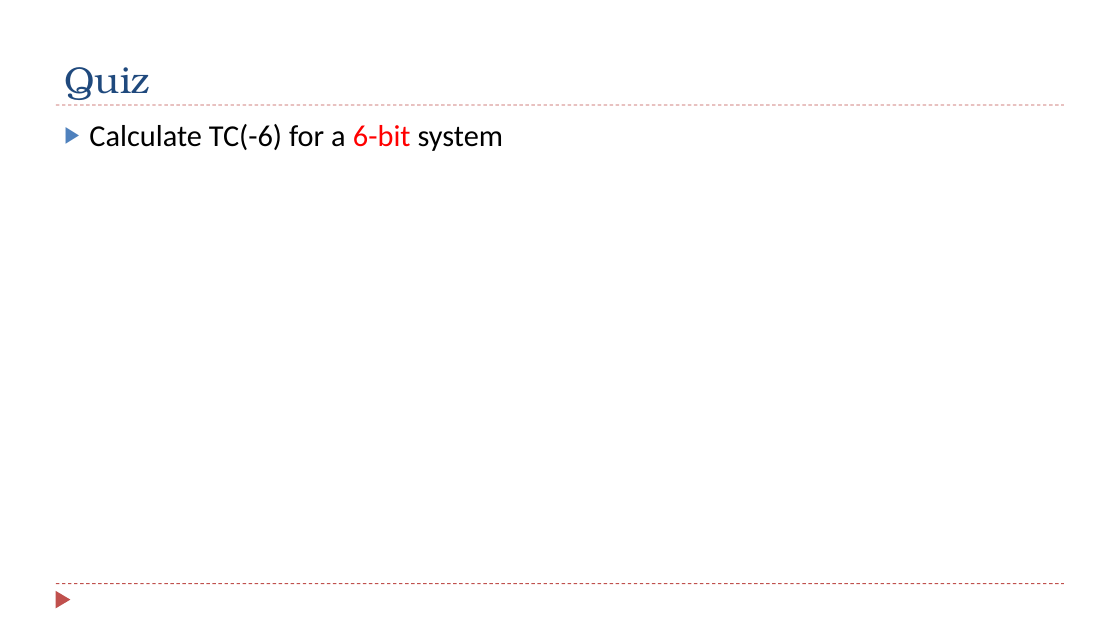
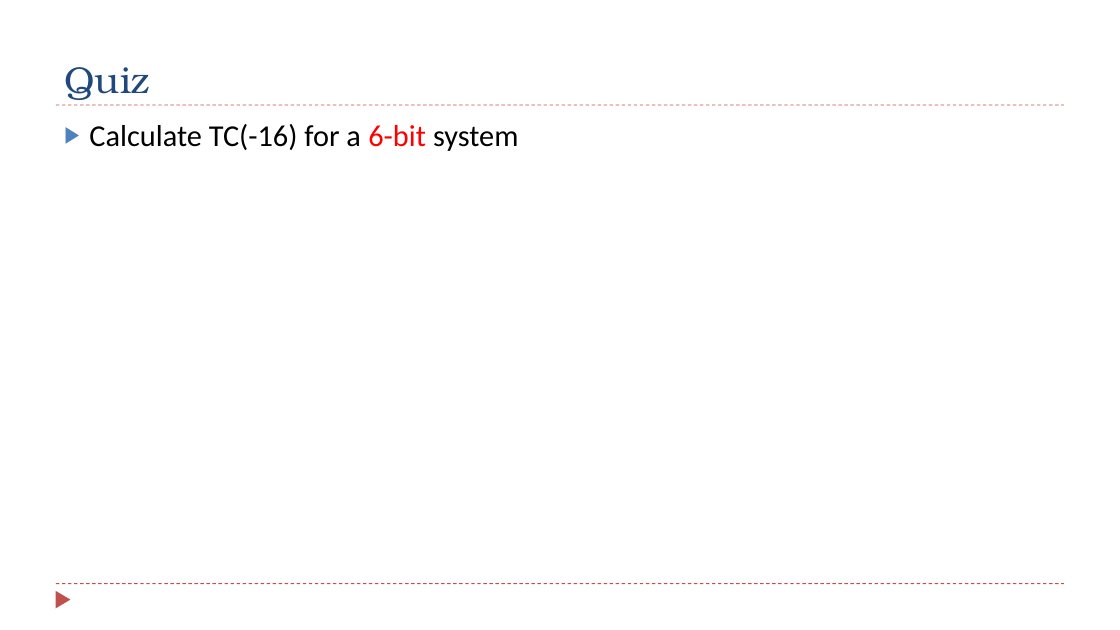
Before and after one commit to guhofstra/CSC111Sp26, a slide deck: slide 15 of PPTs/Ch2_Data_Representation.pptx. Drawn at 1120x630 pixels with LibreOffice and Linux fonts; fonts in the diff are those of the drawing. Boxes give left, top, right and bottom in pixels: in the first picture for what was removed or moved away, otherwise in the second. Text is boxed around its words. In the diff, an @@ line names an element or a change of style, - is before the commit and + after.

```diff
--- a/PPTs/Ch2_Data_Representation.pptx
+++ b/PPTs/Ch2_Data_Representation.pptx
@@ text at box(89, 124, 518, 151): text changed @@
-▶ Calculate TC(-6) for a 6-bit system
+▶ Calculate TC(-16) for a 6-bit system
```
Also in this commit, not shown: 14 other slides changed, 21 other files.
